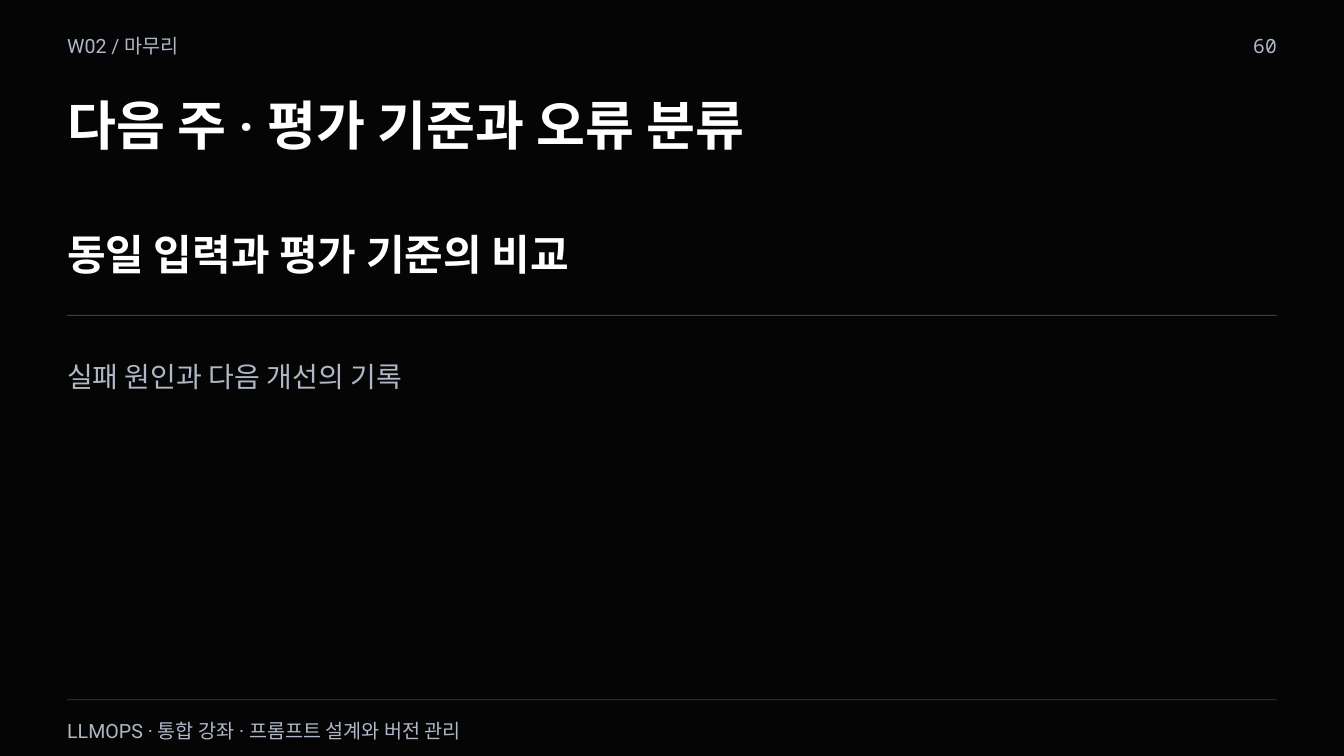
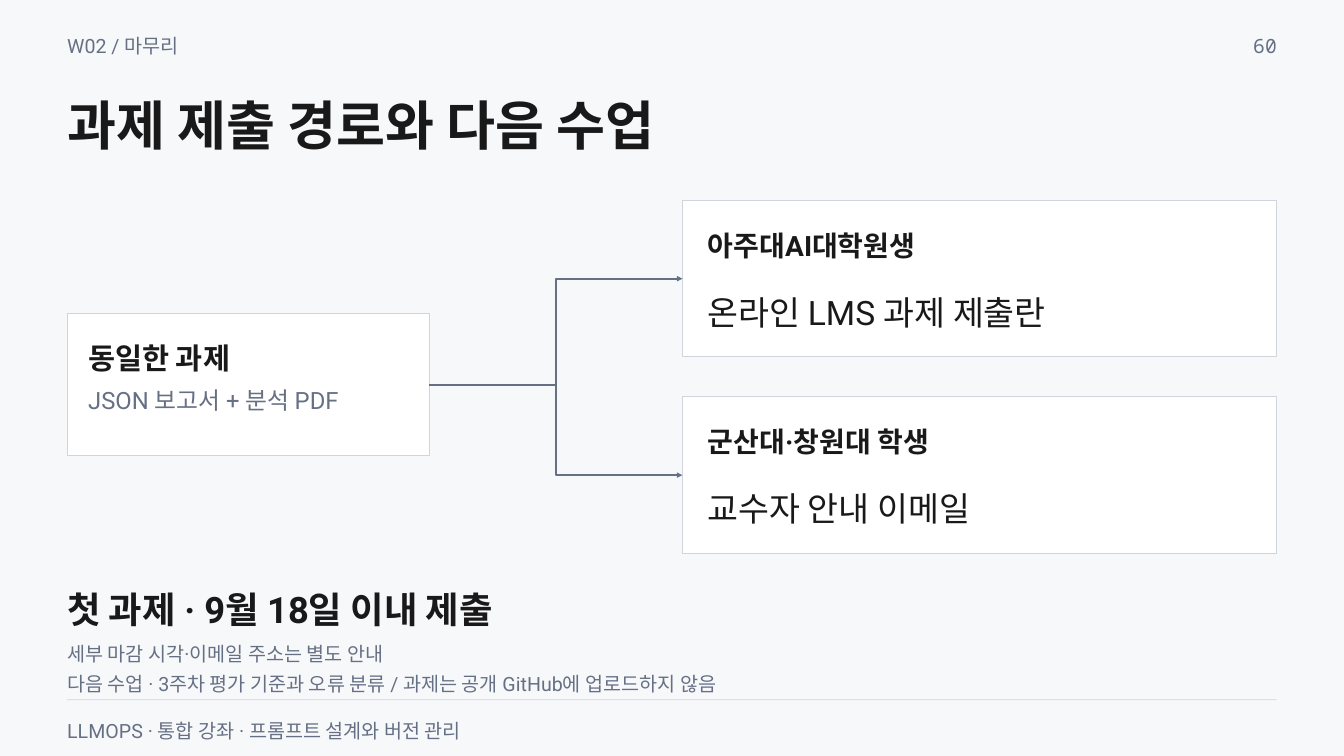
Before and after one commit to smilesjcha/llmops-16week, a slide deck: slide 60 of week02/lecture/02_week2_prompt_design_versioning.pptx. Drawn at 1344x756 pixels with LibreOffice and Linux fonts; fonts in the diff are those of the drawing. Boxes give left, top, right and bottom in pixels: in the first picture for what was removed or moved away, otherwise in the second. Text is boxed around its words. In the diff, an @@ line names an element or a change of style, - is before the commit and + after.

```diff
--- a/week02/lecture/02_week2_prompt_design_versioning.pptx
+++ b/week02/lecture/02_week2_prompt_design_versioning.pptx
@@ background #050505 to #F7F8FA @@
@@ text colour #AFB8C7 to #667085 in 3 elements at (1253,39,1277,53), (67,721,461,740), (67,37,179,55) @@
@@ text at (67,100,654,150): text changed; text colour #FFFFFF to #191919 @@
-다음 주 · 평가 기준과 오류 분류
+과제 제출 경로와 다음 수업
@@ rectangle added at (683,201,1277,357), fill #FFFFFF, outline #D0D5DD 0.75 pt @@
@@ text removed at (67,234,568,274) @@
-동일 입력과 평가 기준의 비교
@@ text added at (708,232,916,259), 20 pt, text #191919, bold @@
+아주대AI대학원생
@@ elbow arrow added from (430, 385) to (683, 279), #667085 1.5 pt @@
@@ text added at (708,297,1046,328), 24 pt, text #191919 @@
+온라인 LMS 과제 제출란
@@ rectangle removed at (68,315,1277,316) @@
@@ rectangle added at (68,314,430,456), fill #FFFFFF, outline #D0D5DD 0.75 pt @@
@@ text added at (88,344,230,372), 21 pt, text #191919, bold @@
+동일한 과제
@@ text removed at (67,364,402,390) @@
-실패 원인과 다음 개선의 기록
@@ text added at (88,389,339,411), 17 pt, text #667085 @@
+JSON 보고서 + 분석 PDF
@@ elbow arrow added from (430, 385) to (683, 475), #667085 1.5 pt @@
@@ rectangle added at (683,397,1277,554), fill #FFFFFF, outline #D0D5DD 0.75 pt @@
@@ text added at (708,428,929,455), 20 pt, text #191919, bold @@
+군산대·창원대 학생
@@ text added at (708,493,970,524), 24 pt, text #191919 @@
+교수자 안내 이메일
@@ text added at (67,592,493,627), 26 pt, text #191919, bold @@
+첫 과제 · 9월 18일 이내 제출
@@ text added at (67,645,383,663), 14 pt, text #667085 @@
+세부 마감 시각·이메일 주소는 별도 안내
@@ text added at (67,675,716,693), 14 pt, text #667085 @@
+다음 수업 · 3주차 평가 기준과 오류 분류 / 과제는 공개 GitHub에 업로드하지 않음
@@ rectangle at (68,700,1277,701): fill #314156 to #D0D5DD @@
```
Also in this commit, not shown: 16 other slides changed, 6 slides added, 6 slides removed, 26 other files.
